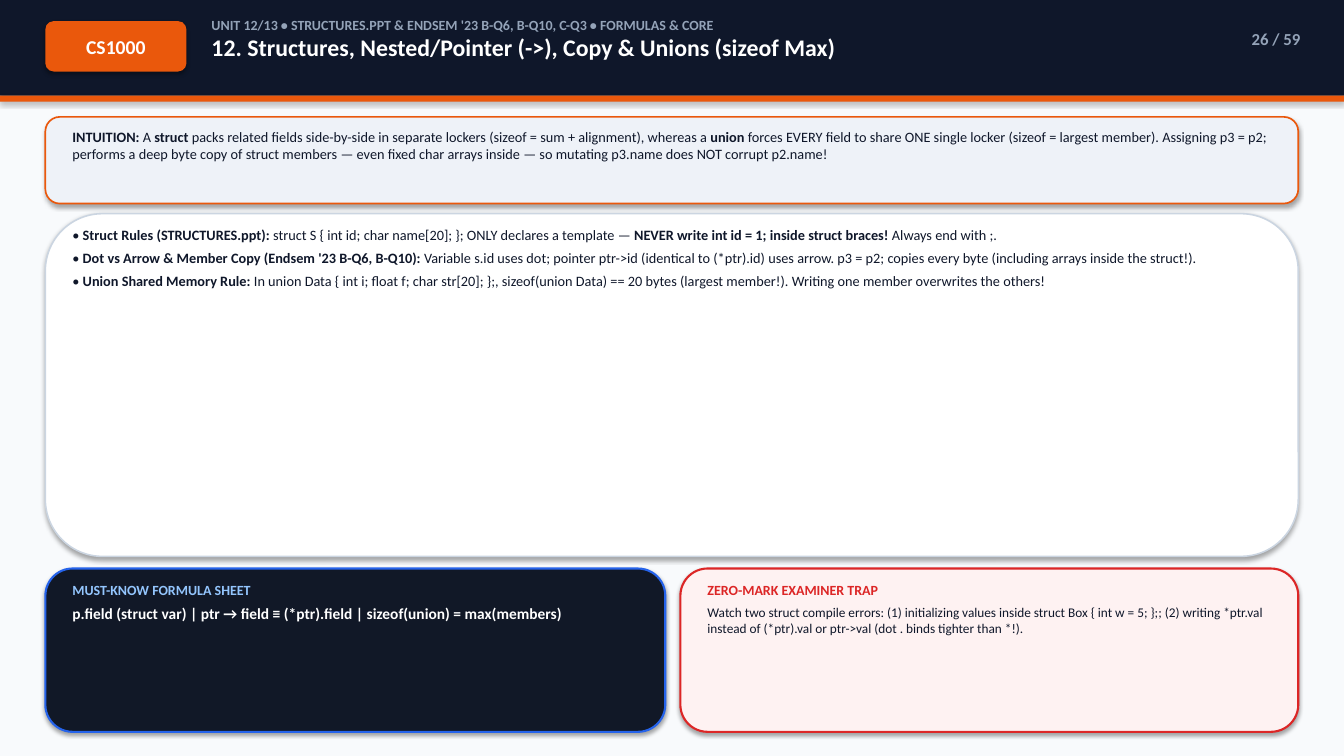
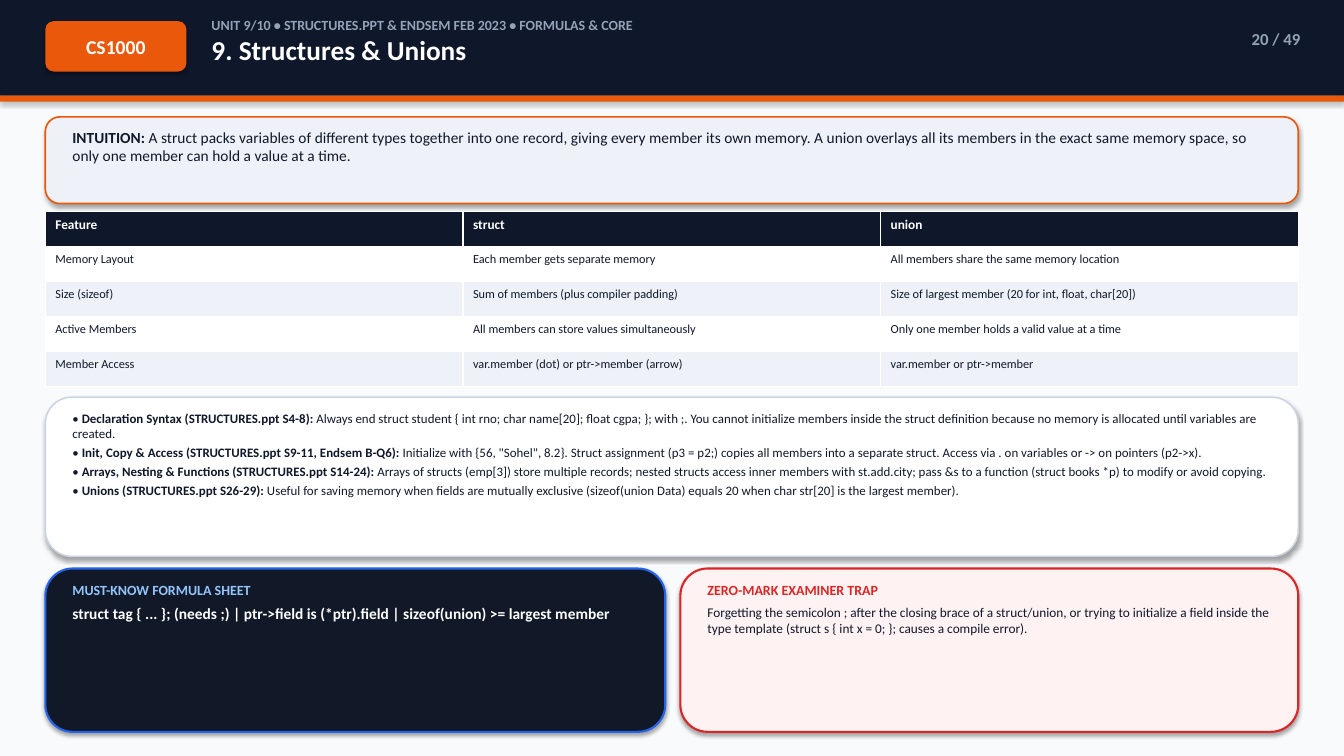
Before and after one commit to Sachitt-AV-08/iiitdm-sem1-study-hub, a slide deck: slide 20 of decks/CS1000_C_Programming_Exam_Deck.pptx (slide 26 before the commit). Drawn at 1344x756 pixels with LibreOffice and Linux fonts; fonts in the diff are those of the drawing. Boxes give left, top, right and bottom in pixels: in the first picture for what was removed or moved away, otherwise in the second. Text is boxed around its words. In the diff, an @@ line names an element or a change of style, - is before the commit and + after.

```diff
--- a/decks/CS1000_C_Programming_Exam_Deck.pptx
+++ b/decks/CS1000_C_Programming_Exam_Deck.pptx
@@ text at box(211, 20, 632, 61): text changed @@
-UNIT 12/13 • STRUCTURES.PPT & ENDSEM '23 B-Q6, B-Q10, C-Q3 • FORMULAS & CORE
-12. Structures, Nested/Pointer (->), Copy & Unions (sizeof Max)
+UNIT 9/10 • STRUCTURES.PPT & ENDSEM FEB 2023 • FORMULAS & CORE
+9. Structures & Unions
@@ text at box(1252, 34, 1300, 45): text changed @@
-26 / 59
+20 / 49
@@ text at box(72, 132, 1246, 164): text changed; size 10.2 to 11 pt @@
-INTUITION: A struct packs related fields side-by-side in separate lockers (sizeof = sum + alignment), whereas a union forces EVERY field to share ONE single locker (sizeof = largest member). Assigning p3 = p2; performs a deep byte copy of struct members — even fixed char arrays inside — so mutating p3.name does NOT corrupt p2.name!
+INTUITION: A struct packs variables of different types together into one record, giving every member its own memory. A union overlays all its members in the exact same memory space, so only one member can hold a value at a time.
@@ table added at box(45, 212, 1298, 387), 5 rows, 3 columns @@
+Feature | struct | union
+Memory Layout | Each member gets separate memory | All members share the same memory location
+Size (sizeof) | Sum of members (plus compiler padding) | Size of largest member (20 for int, float, char[20])
+Active Members | All members can store values simultaneously | Only one member holds a valid value at a time
+Member Access | var.member (dot) or ptr->member (arrow) | var.member or ptr->member
@@ text removed at box(83, 229, 1196, 289) @@
-• Struct Rules (STRUCTURES.ppt): struct S { int id; char name[20]; }; ONLY declares a template — NEVER write int id = 1; inside struct braces! Always end with ;.
-• Dot vs Arrow & Member Copy (Endsem '23 B-Q6, B-Q10): Variable s.id uses dot; pointer ptr->id (identical to (*ptr).id) uses arrow. p3 = p2; copies every byte (including arrays inside the struct!).
-• Union Shared Memory Rule: In union Data { int i; float f; char str[20]; };, sizeof(union Data) == 20 bytes (largest member!). Writing one member overwrites the others!
@@ rounded rectangle: place and size @@
-rounded rectangle at box(45, 214, 1299, 557)
+rounded rectangle at box(45, 397, 1299, 557)
@@ text added at box(72, 413, 1266, 498), 9.2 pt, text #0F172A @@
+• Declaration Syntax (STRUCTURES.ppt S4-8): Always end struct student { int rno; char name[20]; float cgpa; }; with ;. You cannot initialize members inside the struct definition because no memory is allocated until variables are created.
+• Init, Copy & Access (STRUCTURES.ppt S9-11, Endsem B-Q6): Initialize with {56, "Sohel", 8.2}. Struct assignment (p3 = p2;) copies all members into a separate struct. Access via . on variables or -> on pointers (p2->x).
+• Arrays, Nesting & Functions (STRUCTURES.ppt S14-24): Arrays of structs (emp[3]) store multiple records; nested structs access inner members with st.add.city; pass &s to a function (struct books *p) to modify or avoid copying.
+• Unions (STRUCTURES.ppt S26-29): Useful for saving memory when fields are mutually exclusive (sizeof(union Data) equals 20 when char str[20] is the largest member).
@@ text at box(72, 607, 609, 622): text changed @@
-p.field (struct var) | ptr → field ≡ (*ptr).field | sizeof(union) = max(members)
+struct tag { ... }; (needs ;) | ptr->field is (*ptr).field | sizeof(union) >= largest member
@@ text at box(707, 607, 1269, 635): text changed @@
-Watch two struct compile errors: (1) initializing values inside struct Box { int w = 5; };; (2) writing *ptr.val instead of (*ptr).val or ptr->val (dot . binds tighter than *!).
+Forgetting the semicolon ; after the closing brace of a struct/union, or trying to initialize a field inside the type template (struct s { int x = 0; }; causes a compile error).
```
Also in this commit, not shown: 36 other slides changed, 12 slides added, 22 slides removed, 34 other files.
